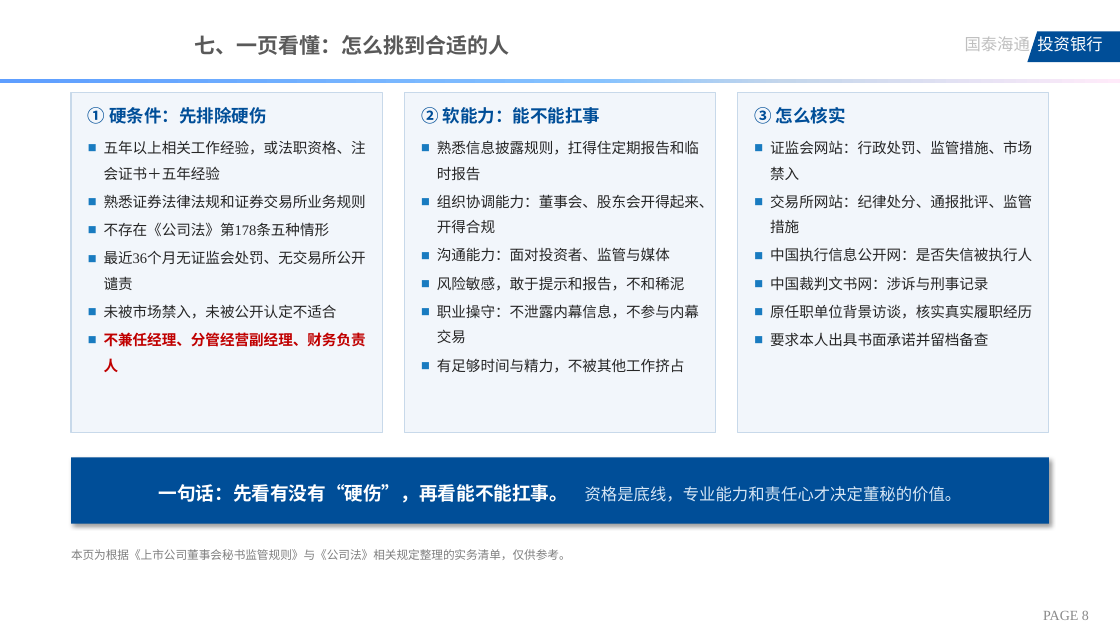
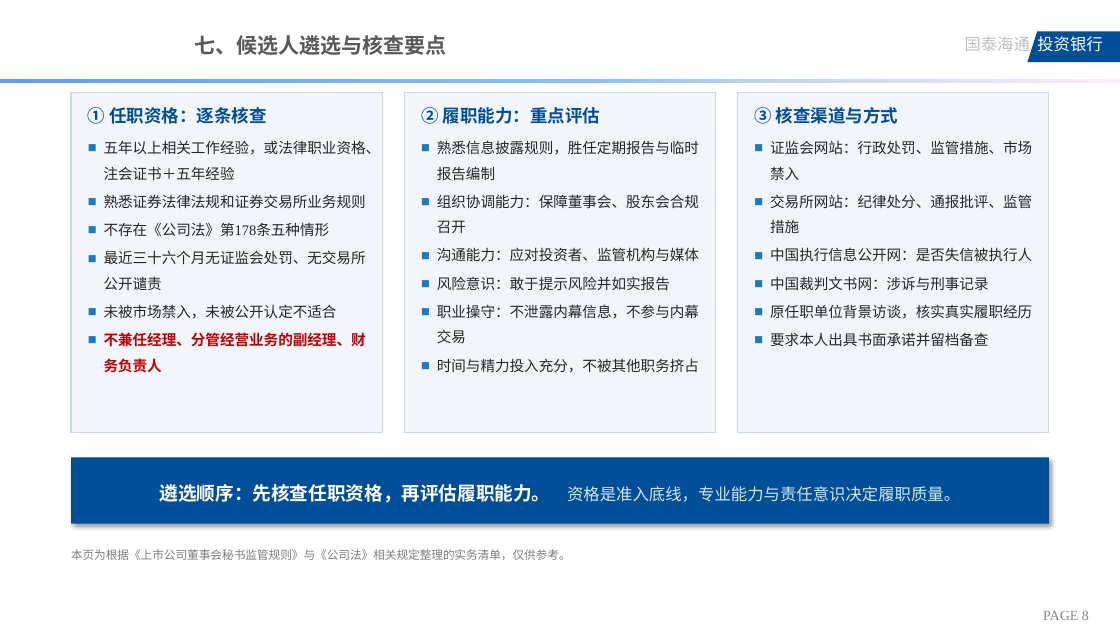
Before and after one commit to xid013-ux/JXD, a slide deck: slide 8 of output/上市公司董事会秘书选聘指引.pptx. Drawn at 1120x630 pixels with LibreOffice and Linux fonts; fonts in the diff are those of the drawing; background and template pictures are left out. Boxes give left, top, right and bottom in pixels: in the first picture for what was removed or moved away, otherwise in the second. Text is boxed around its words. In the diff, an @@ line names an element or a change of style, - is before the commit and + after.

```diff
--- a/output/上市公司董事会秘书选聘指引.pptx
+++ b/output/上市公司董事会秘书选聘指引.pptx
@@ text at (194, 35, 446, 55): text changed @@
-七、一页看懂：怎么挑到合适的人
+七、候选人遴选与核查要点
@@ text in rectangle at (88, 107, 381, 180): text changed @@
-① 硬条件：先排除硬伤
-■ 五年以上相关工作经验，或法职资格、注会证书＋五年经验
+① 任职资格：逐条核查
+■ 五年以上相关工作经验，或法律职业资格、注会证书＋五年经验
@@ text in rectangle at (421, 107, 699, 291): text changed @@
-② 软能力：能不能扛事
-■ 熟悉信息披露规则，扛得住定期报告和临时报告
-■ 组织协调能力：董事会、股东会开得起来、开得合规
-■ 沟通能力：面对投资者、监管与媒体
-■ 风险敏感，敢于提示和报告，不和稀泥
+② 履职能力：重点评估
+■ 熟悉信息披露规则，胜任定期报告与临时报告编制
+■ 组织协调能力：保障董事会、股东会合规召开
+■ 沟通能力：应对投资者、监管机构与媒体
+■ 风险意识：敢于提示风险并如实报告
@@ text in rectangle at (754, 107, 898, 124): text changed @@
-③ 怎么核实
+③ 核查渠道与方式
@@ text in rectangle at (104, 250, 366, 290): text changed @@
-■ 最近36个月无证监会处罚、无交易所公开谴责
+■ 最近三十六个月无证监会处罚、无交易所公开谴责
@@ text in rectangle at (104, 332, 366, 373): text changed @@
-■ 不兼任经理、分管经营副经理、财务负责人
+■ 不兼任经理、分管经营业务的副经理、财务负责人
@@ text in rectangle at (437, 358, 699, 373): text changed @@
-■ 有足够时间与精力，不被其他工作挤占
+■ 时间与精力投入充分，不被其他职务挤占
@@ text in rectangle at (160, 484, 960, 503): text changed @@
-一句话：先看有没有“硬伤”，再看能不能扛事。 资格是底线，专业能力和责任心才决定董秘的价值。
+遴选顺序：先核查任职资格，再评估履职能力。 资格是准入底线，专业能力与责任意识决定履职质量。
```
Also in this commit, not shown: 6 other slides changed.
